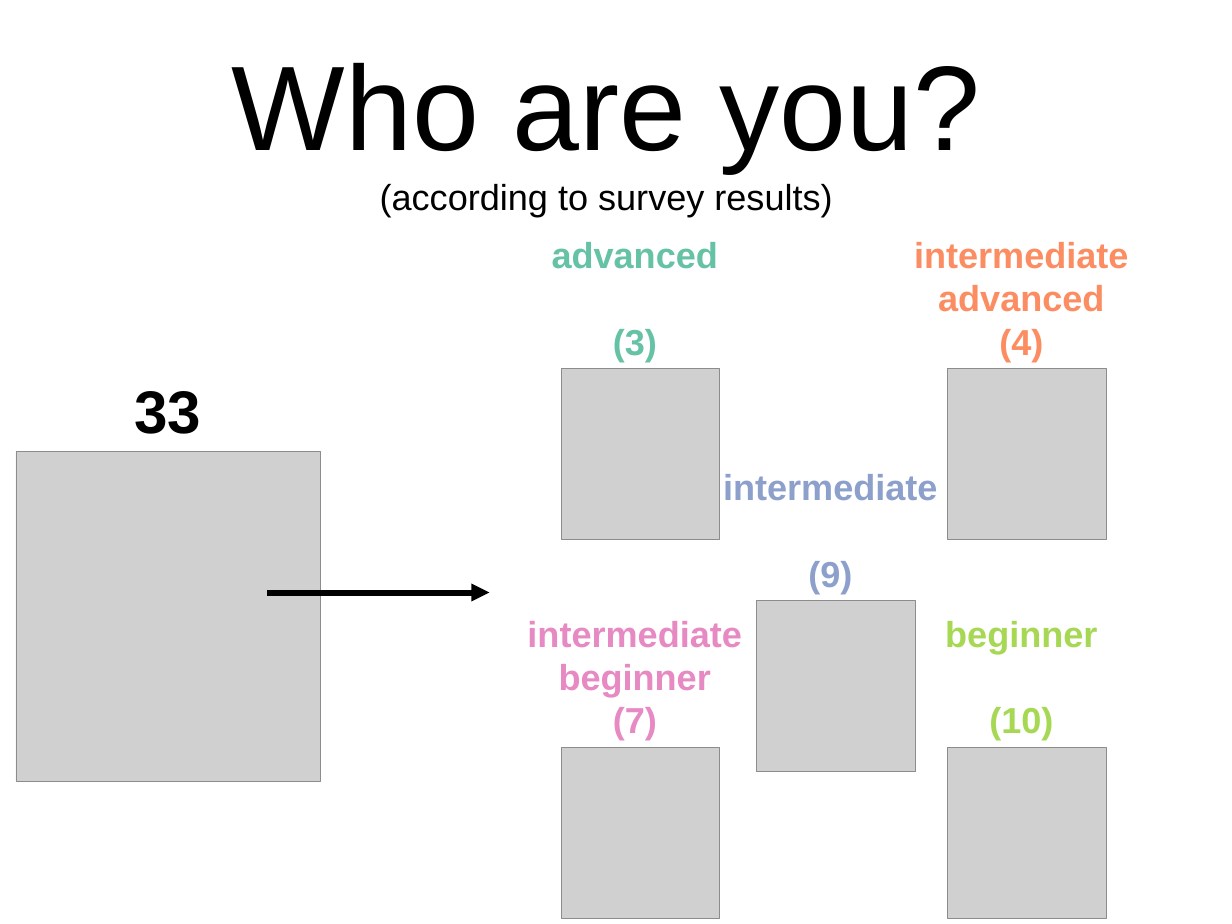
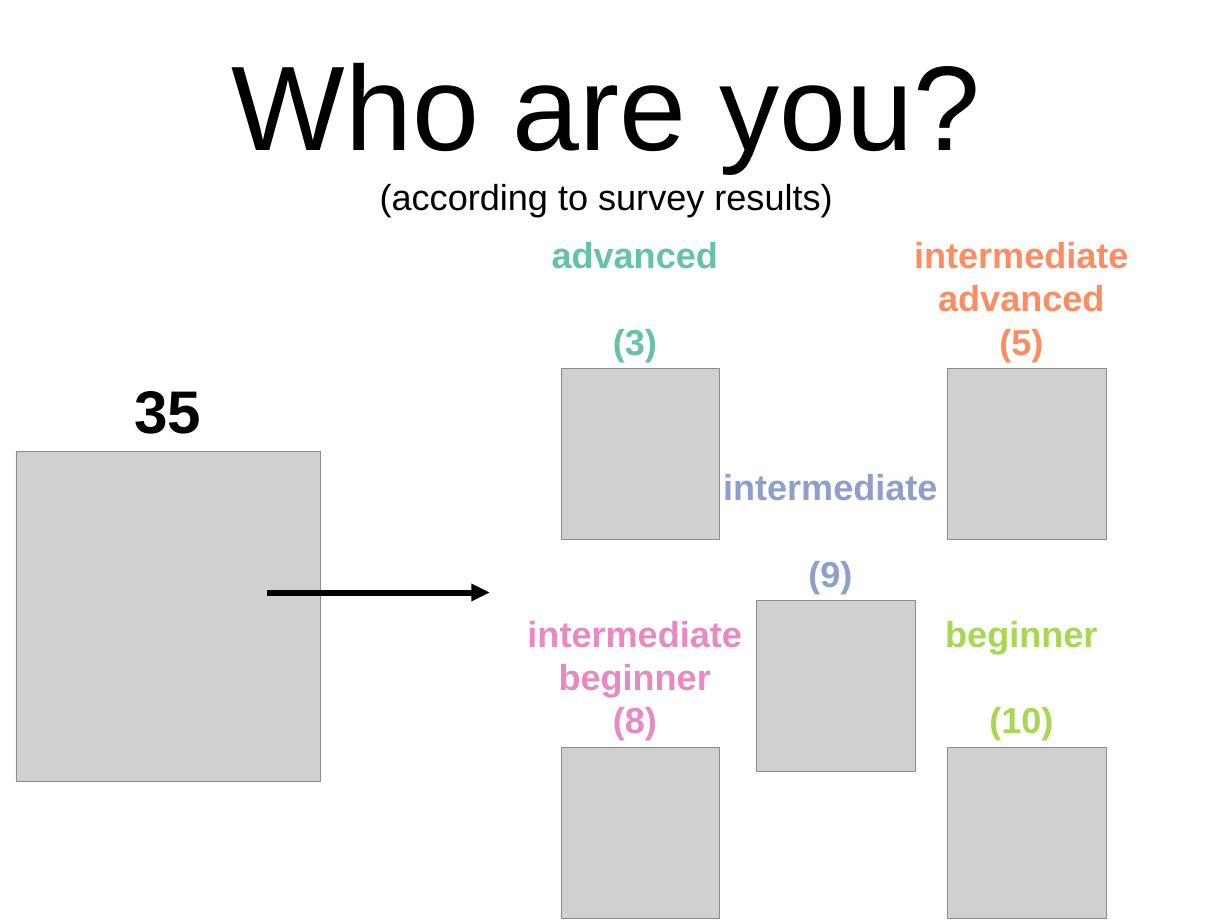
Before and after one commit to rladies-paris/inaugural_meeting_2016-10-05, a slide deck: slide 4 of presentation/inaugural_meeting_2016-10-05_presentation.pptx. Drawn at 1232x924 pixels with LibreOffice and Linux fonts; fonts in the diff are those of the drawing; grey boxes stand for pictures. Boxes give left, top, right and bottom in pixels: in the first picture for what was removed or moved away, otherwise in the second. Text is boxed around its words. In the diff, an @@ line names an element or a change of style, - is before the commit and + after.

```diff
--- a/presentation/inaugural_meeting_2016-10-05_presentation.pptx
+++ b/presentation/inaugural_meeting_2016-10-05_presentation.pptx
@@ text at bbox=[999, 329, 1043, 361]: text changed @@
-(4)
+(5)
@@ text at bbox=[134, 391, 201, 434]: text changed @@
-33
+35
@@ text at bbox=[613, 707, 657, 740]: text changed @@
-(7)
+(8)
```
Also in this commit, not shown: 2 other slides changed, 6 other files.
